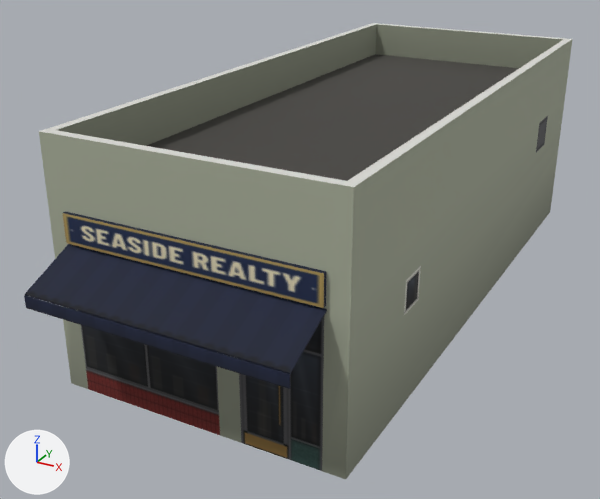
Renders of the glTF model assets/coronado_kit/buildings/commercial/com_realty/shop_com_realty_mid.glb from each side of a commit.
Camera for both pictures: a camera (50 mm lens) standing at (7.67, -17.07, 9.0) and looking at (-0.8, -1.66, 1.29). The lights are fixed; the arrows at lower left show +X, +Y and +Z. The first picture is the older version. Vertices at exactly the same position are counted once.

Names of what the first picture shows: 'shop_com_realty_mid'.
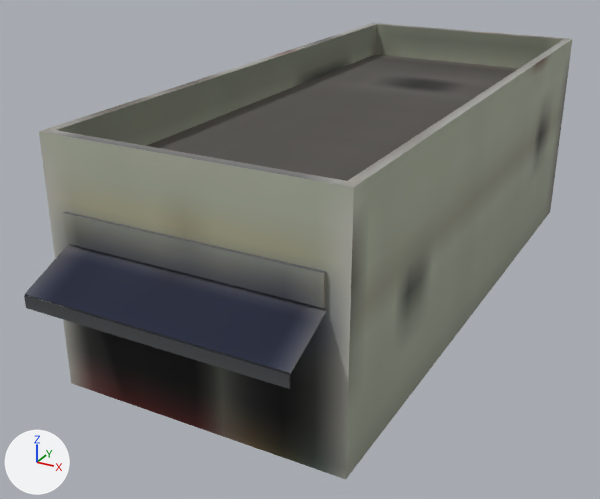
Boxes [x1, y1, x2, y2] around the edits, measured in the pictures (600 x 499 px):
'shop_com_realty_mid', surface changed, recoloured
    both: [24, 23, 572, 479]
part 1 of me_shop_com_realty_mid, surface changed
    both: [24, 23, 572, 479]
part 2 of me_shop_com_realty_mid, recoloured
    both: [39, 40, 572, 478]
part 3 of me_shop_com_realty_mid, recoloured
    both: [24, 116, 548, 471]
part 4 of me_shop_com_realty_mid, recoloured
    both: [24, 24, 563, 479]

The change, as a list of edits to the scene's bpy script:
```text
Add img_bld_lod_color_png:
    img_bld_lod_color_png = load_image('bld_lod_color.png', '../../../textures/bld_lod_color.png', 2048, 2048, 'sRGB')
Change mat_bld_mid:
    where n4 = _N.new('ShaderNodeTexImage'); n4.name = 'Image Texture'
    n4.image: img_city_color_png -> img_bld_lod_color_png
    add n4.extension = 'EXTEND'
Change me_shop_com_realty_mid:
    where me_shop_com_realty_mid.from_pydata(...)  # 134 vertices, 237 faces; spans x -3.0..3.0, y -8.2..7.0, z 0.0..5.1
    used by ob_shop_com_realty_mid; location = (0.0, 0.0, 0.0)
    me_shop_com_realty_mid part 1: texture (UV) coordinates of 237 of 237 faces, centred in x -3.0..3.0, y -8.2..7.0, z 0.3..5.1, changed; they spanned u 0.0..0.87, v 0.02..0.48 and now span u 0.0..0.99, v 0.04..0.76
    me_shop_com_realty_mid part 2: 143 faces centred in x -3.0..3.0, y -7.1..7.0, z 0.7..4.8 are repainted in the vertex colours; the middle colour goes from light grey #d4dfcf to white #ffffff
    me_shop_com_realty_mid part 3: 37 faces centred in x -3.0..3.0, y -8.2..7.0, z 0.6..3.3 are repainted in the vertex colours; the middle colour goes from white #f7f7f7 to white #ffffff
    me_shop_com_realty_mid part 4: 42 faces centred in x -3.0..3.0, y -8.2..7.0, z 0.3..4.8 are repainted in the vertex colours; the middle colour goes from grey #b1b4ae to white #ffffff
```
